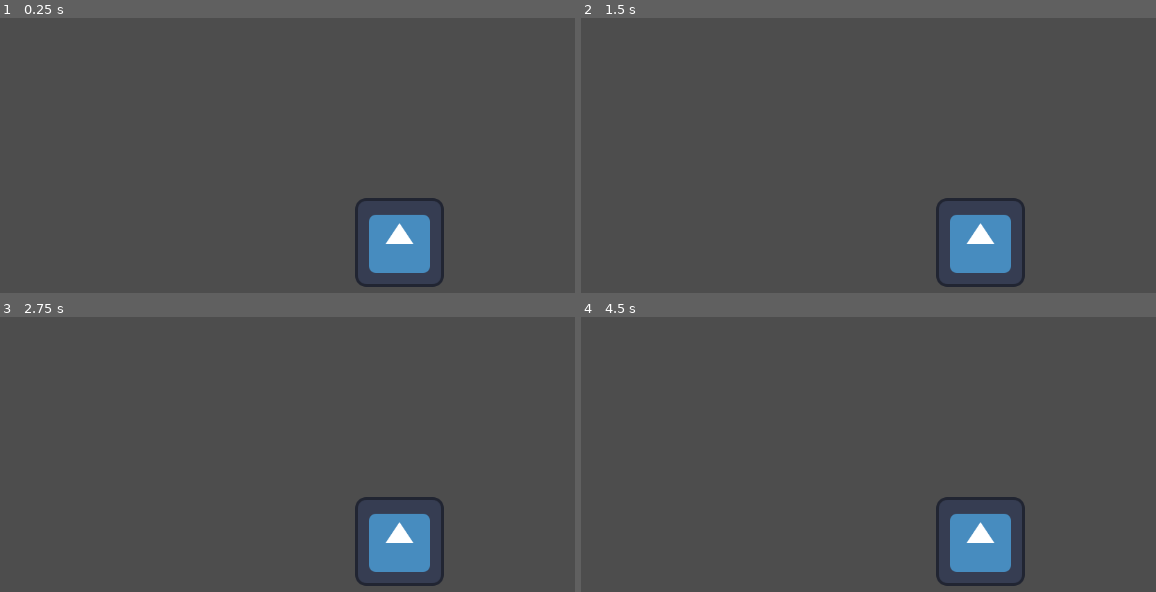
Above: before the commit, frames 1-4 (two rows, left to right).
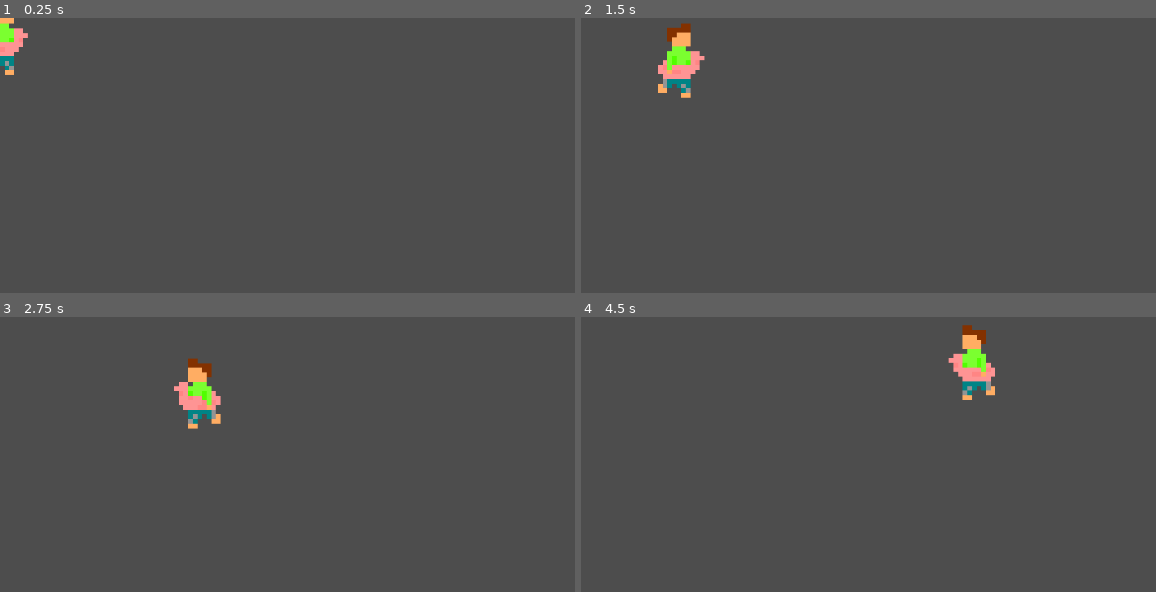
Above: after the commit, the same moments.

Repository: JudeLingan/floaty-dude
Game: Godot game, scene res://test.tscn
The game is run twice, just before and just after one commit, with the same random seed, the same clock (stepped at 60 frames per second) and the same inputs. The project has no main scene, so this scene is started directly. The engine's default icon, where the game draws it, is replaced by a stand-in: a white triangle on a blue panel in a dark square.
Inputs:
- Up to frame 1 (0.25 s): no input
- Up to frame 2 (1.5 s): tap Enter (ui_accept) at 0.5, 0.6, 0.77, 1.07, 1.35 s; hold Right (ui_right) from 0.53 s (still down)
- Up to frame 3 (2.75 s): tap Enter (ui_accept) at 1.52, 1.82, 2.1 s; release Right (ui_right) at 2.03 s; hold Left (ui_left) from 2.03 s (still down)
- Up to frame 4 (4.5 s): release Left (ui_left) at 2.78 s; hold Right (ui_right) 2.78-4.28 s; tap Enter (ui_accept) at 2.85, 3.02, 3.32, 3.6, 3.77, 4.07, 4.35 s; hold Left (ui_left) from 4.28 s (still down)

The runs differ from the first frame. In frame 1, 3.5% of the frame differs, in the area x 0-78%, y 0-98%; in frame 2, 4.1%; in frame 3, 4.1%; in frame 4, 4.1%, in the area x 61-78%, y 2-98%.

Commit message:
movement system complete

Diff:
--- a/entities/player/player.gd
+++ b/entities/player/player.gd
@@ -1,11 +1,18 @@
 extends CharacterBody2D
-
 
 @export var speed: float = 300.0
 @export var jump_velocity: float = -400.0
+@export var accel_time: float = 1.0
+@export var accel_time_water: float = 1.0
 @export var decel_time: float = 1.0
 @export var decel_time_water: float = 1.0
 
+@onready var sprite: AnimatedSprite2D = $AnimatedSprite2D
+var accel = speed/accel_time
+var decel = speed/decel_time
+
+func _ready() -> void:
+	sprite.play()
 
 func _physics_process(delta: float) -> void:
 	# Add the gravity.
@@ -13,15 +20,42 @@
 		velocity += get_gravity() * delta
 
 	# Handle jump.
+	var jump: bool = false
 	if Input.is_action_just_pressed("ui_accept") and is_on_floor():
-		velocity.y = jump_velocity
+		jump = true
 
 	# Get the input direction and handle the movement/deceleration.
 	# As good practice, you should replace UI actions with custom gameplay actions.
-	var direction := Input.get_axis("ui_left", "ui_right")
-	move(direction, delta)
+	var direction := Input.get_axis("left", "right")
+	walk(direction, jump, delta)
 
 	move_and_slide()
 
-func move(direction: float, delta):
-	velocity.x = move_toward(velocity.x, direction*speed, speed*delta)
+func walk(direction: float, jump: bool, delta: float) -> void:
+	var animation = "idle"
+	if (direction):
+		sprite.flip_h = direction < 0
+		animation = "walk"
+		velocity.x = sign(direction)*max(
+			move_toward(velocity.x*direction, speed, accel*delta),
+			decelleration(delta)*direction)
+
+	else:
+		velocity.x = decelleration(delta)
+		animation = "idle"
+
+	if (jump):
+		velocity.y = min(velocity.y, jump_velocity)
+
+	if (!is_on_floor() || velocity.y < 0):
+		animation = "jump"
+
+	toggle_animation(animation)
+
+func toggle_animation(animation: String) -> void:
+	if (sprite.animation != animation):
+		sprite.animation = animation
+		sprite.play()
+
+func decelleration(delta: float) -> float:
+	return move_toward(velocity.x, 0, (speed)/decel_time*delta)
--- a/entities/player/player.tscn
+++ b/entities/player/player.tscn
@@ -1,23 +1,144 @@
-[gd_scene load_steps=5 format=3 uid="uid://rb1h161ef6xh"]
+[gd_scene load_steps=20 format=3 uid="uid://rb1h161ef6xh"]
 
-[ext_resource type="Texture2D" uid="uid://bx14ssf34e62" path="res://icon.svg" id="1_4flbx"]
-[ext_resource type="Script" uid="uid://bj2m4kpwr3sdb" path="res://player/player.gd" id="1_g1dw6"]
+[ext_resource type="Script" uid="uid://bj2m4kpwr3sdb" path="res://entities/player/player.gd" id="1_g1dw6"]
+[ext_resource type="Texture2D" uid="uid://bmj2158iyogml" path="res://entities/player/sprites/idle.png" id="3_sglur"]
 [ext_resource type="Script" uid="uid://c2eya68eyfyt7" path="res://util/resource.gd" id="3_yw30f"]
+[ext_resource type="Texture2D" uid="uid://s7pckyre7cvs" path="res://entities/player/sprites/walking.png" id="4_bls4j"]
 
-[sub_resource type="CircleShape2D" id="CircleShape2D_onrkg"]
-radius = 60.0
+[sub_resource type="CapsuleShape2D" id="CapsuleShape2D_fkugw"]
+radius = 15.0
+height = 98.0
+
+[sub_resource type="AtlasTexture" id="AtlasTexture_bls4j"]
+atlas = ExtResource("3_sglur")
+region = Rect2(0, 0, 16, 16)
+
+[sub_resource type="AtlasTexture" id="AtlasTexture_fkugw"]
+atlas = ExtResource("3_sglur")
+region = Rect2(16, 0, 16, 16)
+
+[sub_resource type="AtlasTexture" id="AtlasTexture_8fjmc"]
+atlas = ExtResource("3_sglur")
+region = Rect2(32, 0, 16, 16)
+
+[sub_resource type="AtlasTexture" id="AtlasTexture_qiwj3"]
+atlas = ExtResource("3_sglur")
+region = Rect2(48, 0, 16, 16)
+
+[sub_resource type="AtlasTexture" id="AtlasTexture_26q78"]
+atlas = ExtResource("3_sglur")
+region = Rect2(64, 0, 16, 16)
+
+[sub_resource type="AtlasTexture" id="AtlasTexture_bectd"]
+atlas = ExtResource("3_sglur")
+region = Rect2(80, 0, 16, 16)
+
+[sub_resource type="AtlasTexture" id="AtlasTexture_yqrof"]
+atlas = ExtResource("4_bls4j")
+region = Rect2(0, 0, 16, 16)
+
+[sub_resource type="AtlasTexture" id="AtlasTexture_wvtmh"]
+atlas = ExtResource("4_bls4j")
+region = Rect2(0, 0, 16, 16)
+
+[sub_resource type="AtlasTexture" id="AtlasTexture_7thud"]
+atlas = ExtResource("4_bls4j")
+region = Rect2(16, 0, 16, 16)
+
+[sub_resource type="AtlasTexture" id="AtlasTexture_a1qjk"]
+atlas = ExtResource("4_bls4j")
+region = Rect2(32, 0, 16, 16)
+
+[sub_resource type="AtlasTexture" id="AtlasTexture_j3ovn"]
+atlas = ExtResource("4_bls4j")
+region = Rect2(48, 0, 16, 16)
+
+[sub_resource type="AtlasTexture" id="AtlasTexture_afbqv"]
+atlas = ExtResource("4_bls4j")
+region = Rect2(64, 0, 16, 16)
+
+[sub_resource type="AtlasTexture" id="AtlasTexture_gx6sm"]
+atlas = ExtResource("4_bls4j")
+region = Rect2(80, 0, 16, 16)
+
+[sub_resource type="SpriteFrames" id="SpriteFrames_wvtmh"]
+resource_local_to_scene = true
+animations = [{
+"frames": [{
+"duration": 1.0,
+"texture": SubResource("AtlasTexture_bls4j")
+}, {
+"duration": 1.0,
+"texture": SubResource("AtlasTexture_fkugw")
+}, {
+"duration": 1.0,
+"texture": SubResource("AtlasTexture_8fjmc")
+}, {
+"duration": 1.0,
+"texture": SubResource("AtlasTexture_qiwj3")
+}, {
+"duration": 1.0,
+"texture": SubResource("AtlasTexture_26q78")
+}, {
+"duration": 1.0,
+"texture": SubResource("AtlasTexture_bectd")
+}],
+"loop": true,
+"name": &"idle",
+"speed": 5.0
+}, {
+"frames": [{
+"duration": 1.0,
+"texture": SubResource("AtlasTexture_yqrof")
+}],
+"loop": true,
+"name": &"jump",
+"speed": 5.0
+}, {
+"frames": [{
+"duration": 1.0,
+"texture": SubResource("AtlasTexture_wvtmh")
+}, {
+"duration": 1.0,
+"texture": SubResource("AtlasTexture_7thud")
+}, {
+"duration": 1.0,
+"texture": SubResource("AtlasTexture_a1qjk")
+}, {
+"duration": 1.0,
+"texture": SubResource("AtlasTexture_j3ovn")
+}, {
+"duration": 1.0,
+"texture": SubResource("AtlasTexture_afbqv")
+}, {
+"duration": 1.0,
+"texture": SubResource("AtlasTexture_gx6sm")
+}],
+"loop": true,
+"name": &"walk",
+"speed": 5.0
+}]
 
 [node name="Player" type="CharacterBody2D"]
 floor_stop_on_slope = false
 script = ExtResource("1_g1dw6")
-
-[node name="Sprite2D" type="Sprite2D" parent="."]
-texture = ExtResource("1_4flbx")
+accel_time = 0.2
+decel_time = 0.2
 
 [node name="CollisionShape2D" type="CollisionShape2D" parent="."]
-shape = SubResource("CircleShape2D_onrkg")
+position = Vector2(0, 4)
+shape = SubResource("CapsuleShape2D_fkugw")
 
 [node name="AirGage" type="Node" parent="."]
 script = ExtResource("3_yw30f")
 
 [node name="Camera2D" type="Camera2D" parent="."]
+enabled = false
+position_smoothing_enabled = true
+
+[node name="AnimatedSprite2D" type="AnimatedSprite2D" parent="."]
+z_index = -1
+scale = Vector2(6.7, 6.7)
+sprite_frames = SubResource("SpriteFrames_wvtmh")
+animation = &"jump"
+speed_scale = 1.42
--- a/project.godot
+++ b/project.godot
@@ -18,7 +18,21 @@
 
 project/assembly_name="Floaty Dude"
 
+[input]
+
+left={
+"deadzone": 0.2,
+"events": [Object(InputEventKey,"resource_local_to_scene":false,"resource_name":"","device":-1,"window_id":0,"alt_pressed":false,"shift_pressed":false,"ctrl_pressed":false,"meta_pressed":false,"pressed":false,"keycode":0,"physical_keycode":4194319,"key_label":0,"unicode":0,"location":0,"echo":false,"script":null)
+]
+}
+right={
+"deadzone": 0.2,
+"events": [Object(InputEventKey,"resource_local_to_scene":false,"resource_name":"","device":-1,"window_id":0,"alt_pressed":false,"shift_pressed":false,"ctrl_pressed":false,"meta_pressed":false,"pressed":false,"keycode":0,"physical_keycode":4194321,"key_label":0,"unicode":0,"location":0,"echo":false,"script":null)
+]
+}
+
 [rendering]
 
+textures/canvas_textures/default_texture_filter=0
 renderer/rendering_method="gl_compatibility"
 renderer/rendering_method.mobile="gl_compatibility"
--- a/test.tscn
+++ b/test.tscn
@@ -1,6 +1,6 @@
 [gd_scene load_steps=3 format=3 uid="uid://bavnp2iy8ico4"]
 
-[ext_resource type="PackedScene" uid="uid://rb1h161ef6xh" path="res://player/player.tscn" id="1_37kl0"]
+[ext_resource type="PackedScene" uid="uid://rb1h161ef6xh" path="res://entities/player/player.tscn" id="1_37kl0"]
 
 [sub_resource type="WorldBoundaryShape2D" id="WorldBoundaryShape2D_37kl0"]
 
